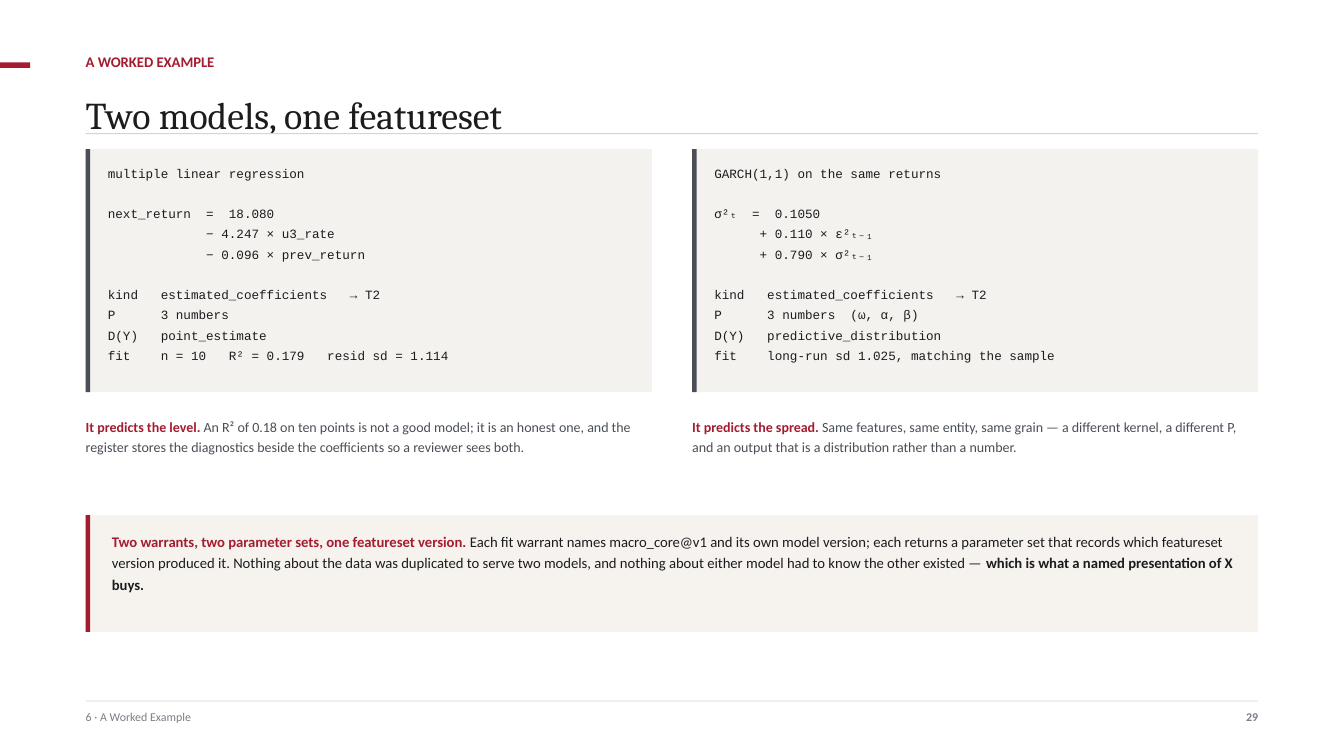
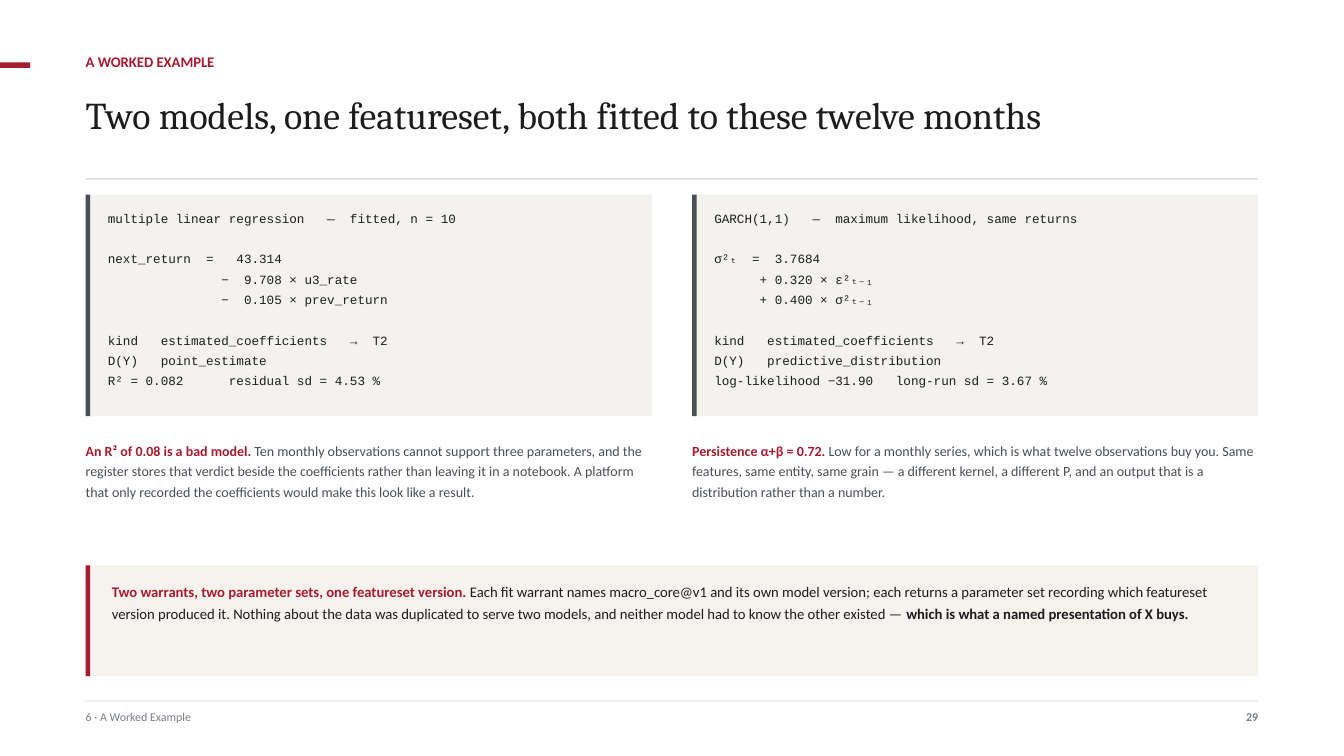
Before and after one commit to ajsinha/maya, a slide deck: slide 30 of docs/MAYA-Model-and-Feature-Engineering.pptx. Drawn at 1344x756 pixels with LibreOffice and Linux fonts; fonts in the diff are those of the drawing. Boxes give left, top, right and bottom in pixels: in the first picture for what was removed or moved away, otherwise in the second. Text is boxed around its words. In the diff, an @@ line names an element or a change of style, - is before the commit and + after.

```diff
--- a/docs/MAYA-Model-and-Feature-Engineering.pptx
+++ b/docs/MAYA-Model-and-Feature-Engineering.pptx
@@ text at box(86, 102, 1041, 134): text changed @@
-Two models, one featureset
+Two models, one featureset, both fitted to these twelve months
@@ rectangle: place and size @@
-rectangle at box(86, 133, 1258, 134)
+rectangle at box(86, 178, 1258, 179)
@@ rectangle: place and size @@
-rectangle at box(86, 149, 652, 392)
+rectangle at box(86, 195, 652, 416)
@@ rectangle: place and size @@
-rectangle at box(86, 149, 90, 392)
+rectangle at box(86, 195, 90, 416)
@@ text "multiple linear regression — fitted, ...": place and size @@
-text "multiple linear regression — fitted, ..." at box(108, 169, 448, 360)
+text "multiple linear regression — fitted, ..." at box(108, 214, 456, 385)
@@ rectangle: place and size @@
-rectangle at box(693, 149, 1259, 392)
+rectangle at box(693, 195, 1259, 416)
@@ rectangle: place and size @@
-rectangle at box(693, 149, 697, 392)
+rectangle at box(693, 195, 697, 416)
@@ text "GARCH(1,1) — maximum likelihood, same ...": place and size @@
-text "GARCH(1,1) — maximum likelihood, same ..." at box(714, 169, 1054, 363)
+text "GARCH(1,1) — maximum likelihood, same ..." at box(714, 214, 1078, 388)
@@ text at box(108, 214, 456, 307): text changed @@
-multiple linear regression
-next_return = 18.080
-− 4.247 × u3_rate
-− 0.096 × prev_return
+multiple linear regression — fitted, n = 10
+next_return = 43.314
+− 9.708 × u3_rate
+− 0.105 × prev_return
@@ text at box(714, 214, 1078, 305): text changed @@
-GARCH(1,1) on the same returns
-σ²ₜ = 0.1050
-+ 0.110 × ε²ₜ₋₁
-+ 0.790 × σ²ₜ₋₁
+GARCH(1,1) — maximum likelihood, same returns
+σ²ₜ = 3.7684
++ 0.320 × ε²ₜ₋₁
++ 0.400 × σ²ₜ₋₁
@@ text at box(108, 310, 116, 319): paragraph removed @@
-P 3 numbers
@@ text at box(714, 310, 835, 319): paragraph removed @@
-P 3 numbers (ω, α, β)
@@ text at box(108, 376, 365, 385): text changed @@
-fit n = 10 R² = 0.179 resid sd = 1.114
+R² = 0.082 residual sd = 4.53 %
@@ text at box(714, 376, 1032, 388): text changed @@
-fit long-run sd 1.025, matching the sample
+log-likelihood −31.90 long-run sd = 3.67 %
@@ text at box(86, 445, 642, 499): text changed @@
-It predicts the level. An R² of 0.18 on ten points is not a good model; it is an honest one, and the register stores the diagnostics beside the coefficients so a reviewer sees both.
+An R² of 0.08 is a bad model. Ten monthly observations cannot support three parameters, and the register stores that verdict beside the coefficients rather than leaving it in a notebook. A platform that only recorded the coefficients would make this look like a result.
@@ text at box(692, 446, 1253, 497): text changed @@
-It predicts the spread. Same features, same entity, same grain — a different kernel, a different P, and an output that is a distribution rather than a number.
+Persistence α+β = 0.72. Low for a monthly series, which is what twelve observations buy you. Same features, same entity, same grain — a different kernel, a different P, and an output that is a distribution rather than a number.
@@ rectangle: place and size @@
-rectangle at box(86, 515, 1258, 632)
+rectangle at box(86, 566, 1258, 677)
@@ rectangle: place and size @@
-rectangle at box(86, 515, 90, 632)
+rectangle at box(86, 566, 90, 677)
@@ text at box(112, 586, 1207, 622): text changed @@
-Two warrants, two parameter sets, one featureset version. Each fit warrant names macro_core@v1 and its own model version; each returns a parameter set that records which featureset version produced it. Nothing about the data was duplicated to serve two models, and nothing about either model had to know the other existed — which is what a named presentation of X buys.
+Two warrants, two parameter sets, one featureset version. Each fit warrant names macro_core@v1 and its own model version; each returns a parameter set recording which featureset version produced it. Nothing about the data was duplicated to serve two models, and neither model had to know the other existed — which is what a named presentation of X buys.
```
Also in this commit, not shown: 3 other slides changed, 2 slides added, 1 slide removed, 3 other files.
